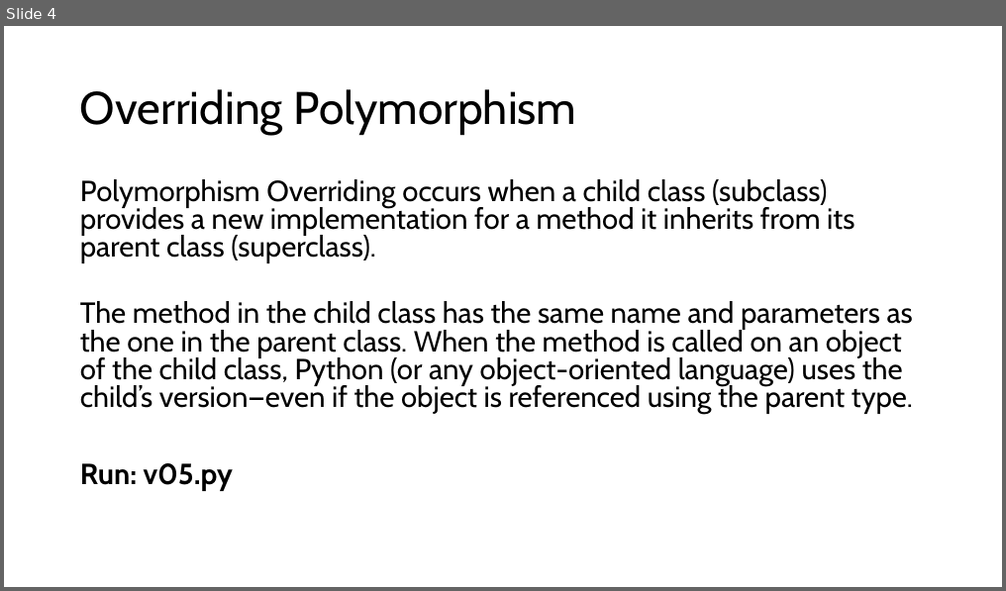
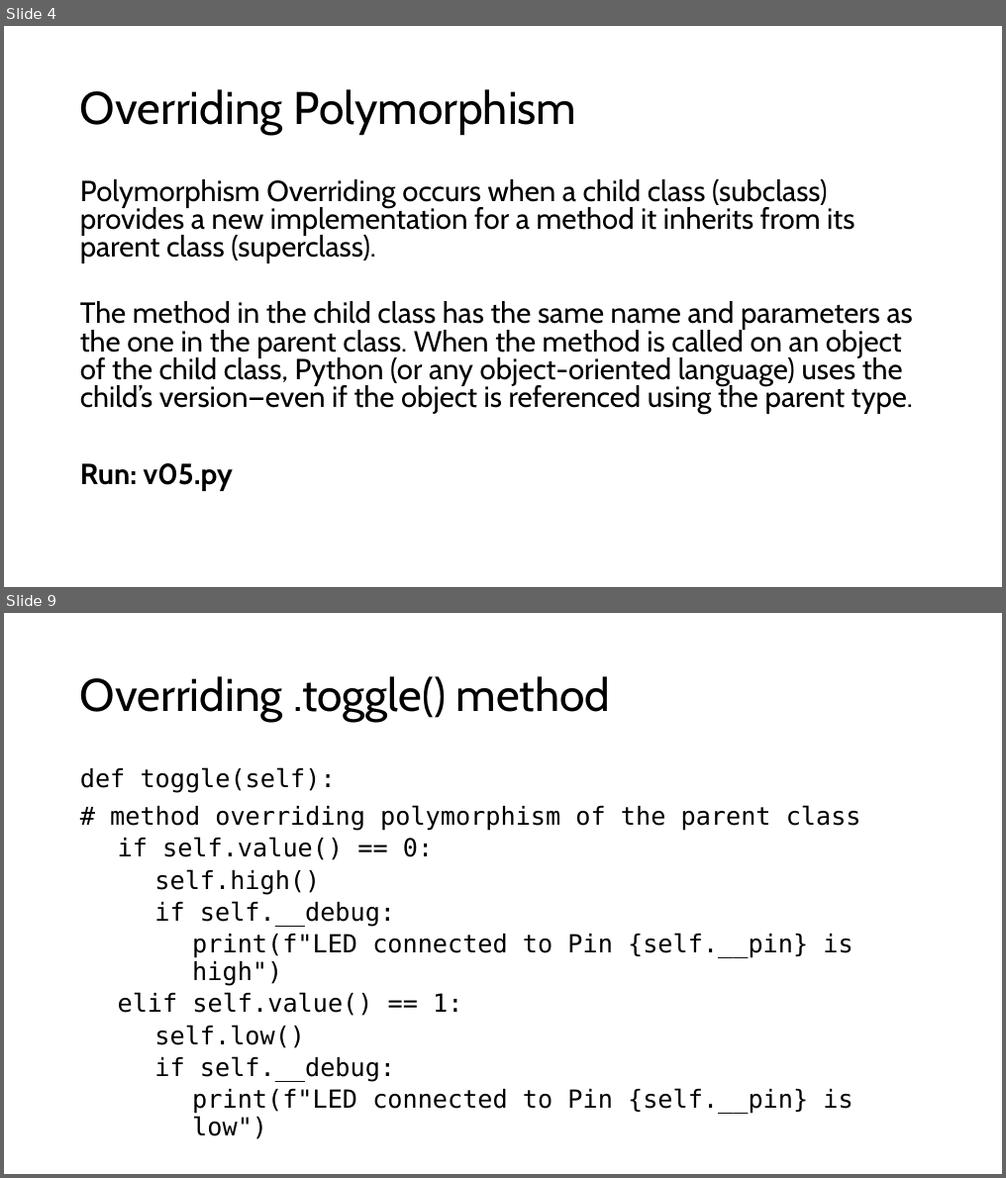
Before and after one commit to TempeHS/MicroPython_OOP_Pi_Pico_Mini_Project_Source, a slide deck: tutorials/presentations/Lecture2.pptx. Shown one above the other, each under a label of ours: slide 4 before the commit, slides 4 and 9 after it; the slides between them are not shown. The pictures are 1006x591 and 1006x1178 pixels, drawn with LibreOffice and Linux fonts; fonts in the diff are those of the drawing. Boxes give left, top, right and bottom in pixels: in the first picture for what was removed or moved away, otherwise in the second. Text is boxed around its words. In the diff, an @@ line names an element or a change of style, - is before the commit and + after.

```diff
--- a/tutorials/presentations/Lecture2.pptx
+++ b/tutorials/presentations/Lecture2.pptx
@@ slide 9 added at (4, 613, 1002, 1174), background #FFFFFF @@
@@ title added at (80, 676, 611, 722), 44 pt, text #000000 @@
+Overriding .toggle() method
@@ text added at (80, 767, 861, 1114), 24 pt, text #000000 @@
+def toggle(self):
+# method overriding polymorphism of the parent class
+  if self.value() == 0:
+    self.high()
+    if self.__debug:
+      print(f"LED connected to Pin {self.__pin} is high")
+  elif self.value() == 1:
+    self.low()
+    if self.__debug:
+      print(f"LED connected to Pin {self.__pin} is low")
```
Also in this commit, not shown: 5 slides changed, 10 other slides added, 14 other files.
